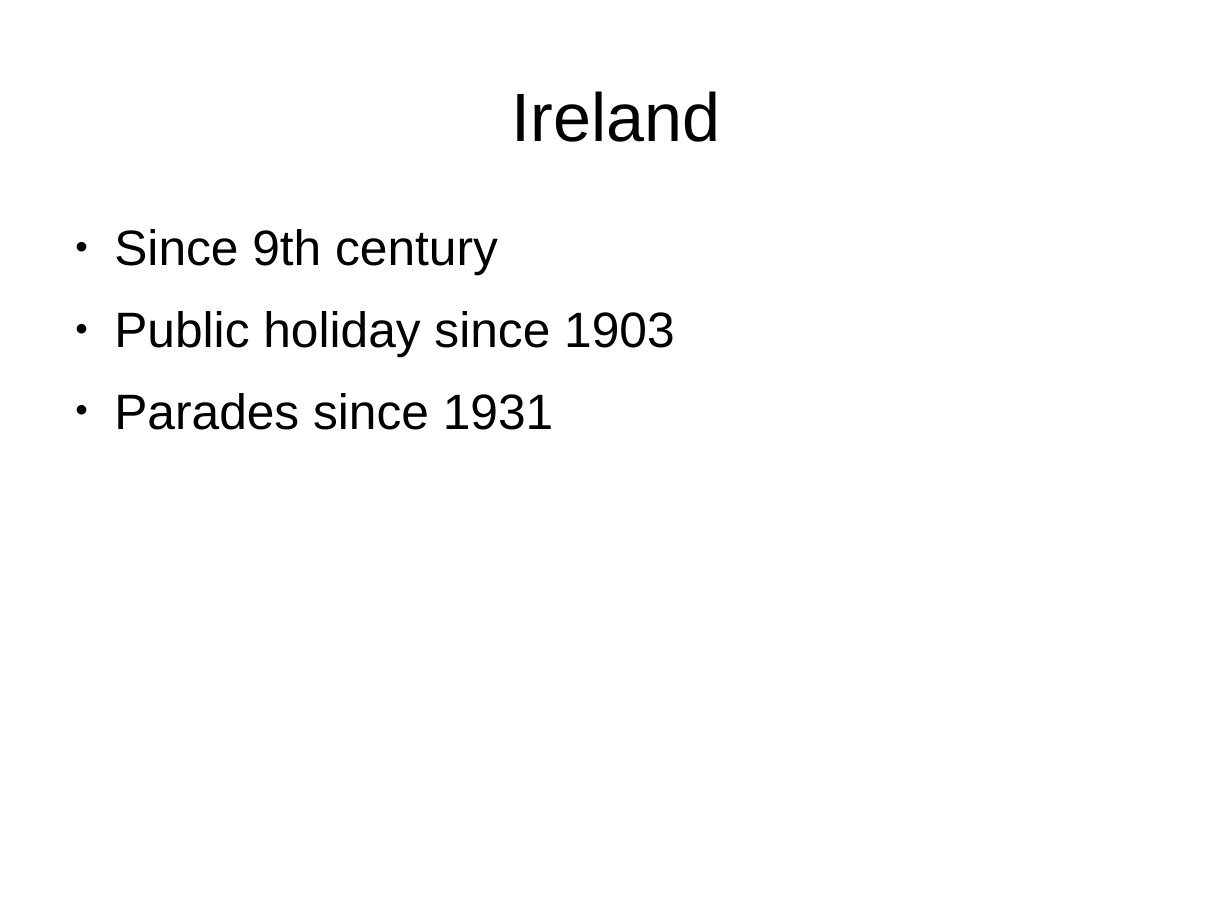
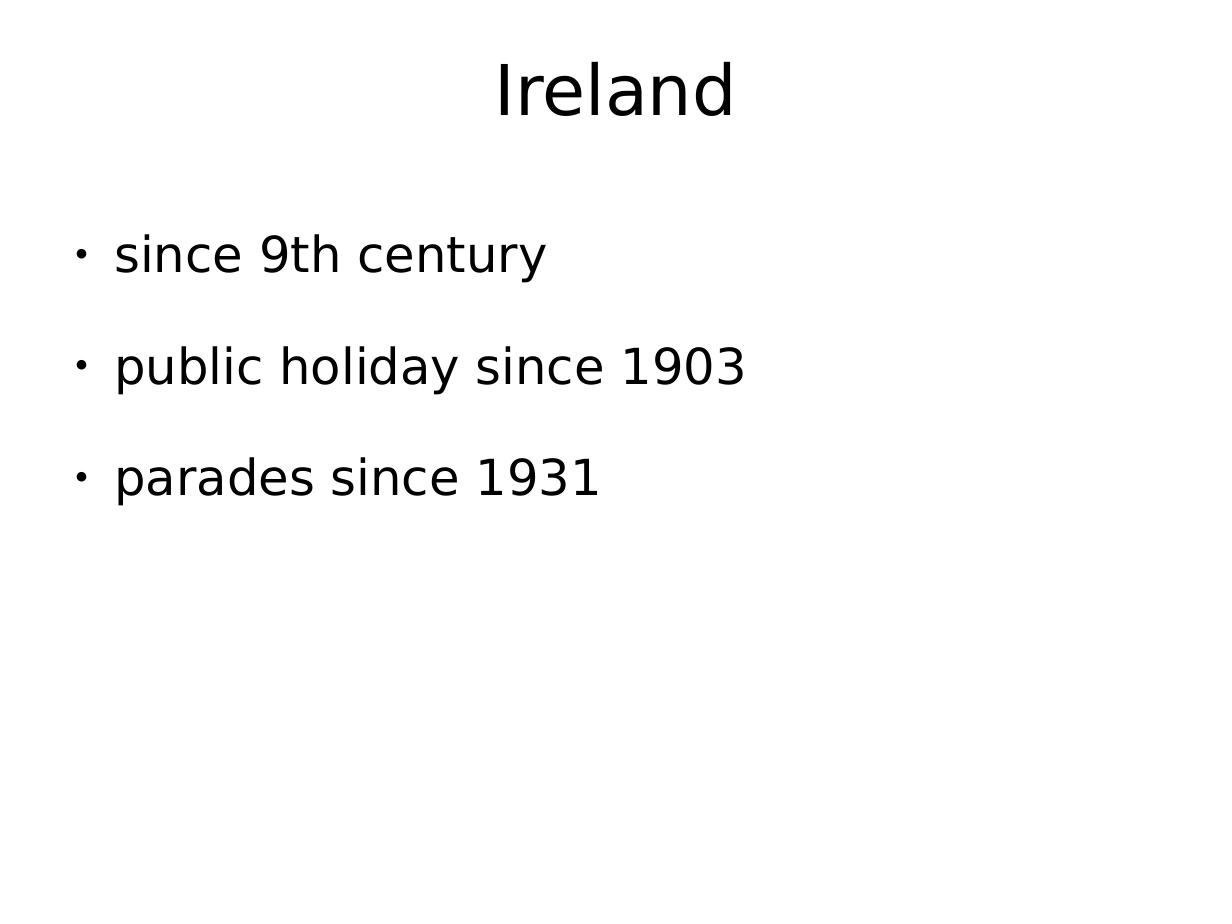
Before and after one commit to PraeluceantBoreus/eref, a slide deck: slide 7 of referat.odp (slide 6 before the commit). Drawn at 1232x924 pixels with LibreOffice and Linux fonts; fonts in the diff are those of the drawing; background and template pictures are left out. Boxes give left, top, right and bottom in pixels: in the first picture for what was removed or moved away, otherwise in the second. Text is boxed around its words. In the diff, an @@ line names an element or a change of style, - is before the commit and + after.

```diff
--- a/referat.odp
+++ b/referat.odp
@@ title "Ireland" at (495,61,737,116): size 44 to 45.1 pt, font Arial to DejaVu Sans @@
@@ text at (114,234,747,506): text changed; font Arial to DejaVu Sans @@
-● Since 9th century
-● Public holiday since 1903
-● Parades since 1931
+● since 9th century
+● public holiday since 1903
+● parades since 1931
```
Also in this commit, not shown: 7 other slides changed, 1 slide added, 1 other file.
